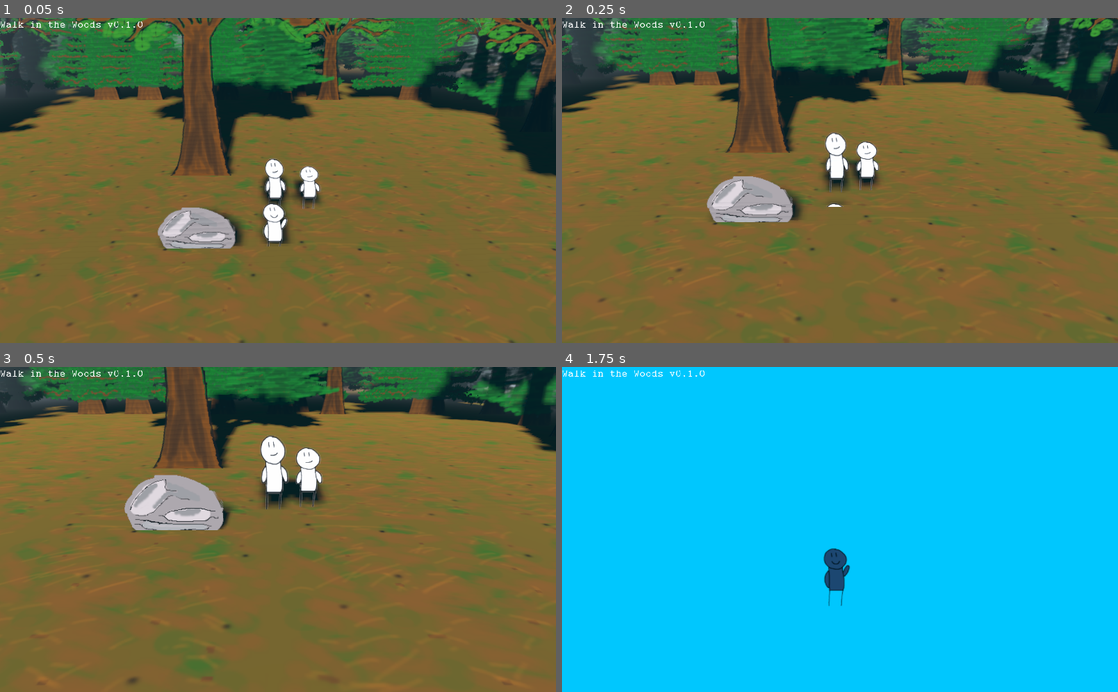
Above: before the commit, frames 1-4 (two rows, left to right).
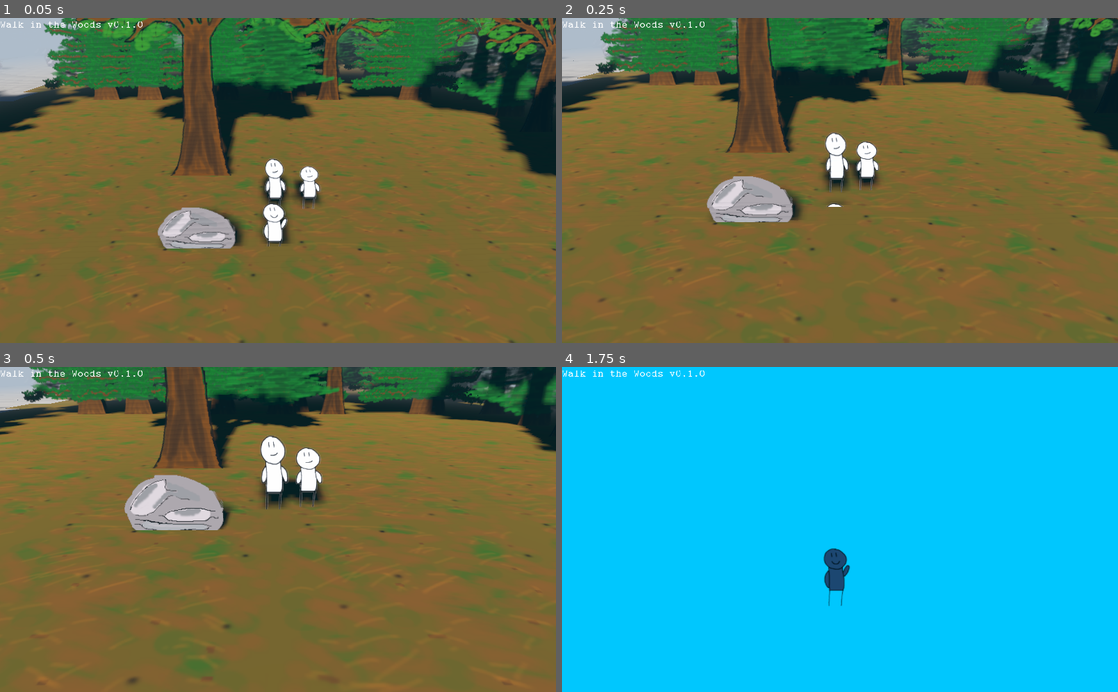
Above: after the commit, the same moments.

Repository: Schoperation/AllTheStarsAtNight
Game: Godot game, scene res://world/World.tscn
Same seed, same stepped clock (60 frames per second), same inputs: the game is played once before the commit and once after it.
Inputs (mouse positions are in pixels of both pictures, inside the frame that each line leads up to):
- Up to frame 1 (0.05 s): no input
- Up to frame 2 (0.25 s): no input
- Up to frame 3 (0.5 s): no input
- Up to frame 4 (1.75 s): move the mouse to (962, 513) at 0.52 s; hold D (move_right) 0.53-1.28 s; tap Mouse wheel up (zoom_in) at 0.6 s; click (962, 513) at 0.67 s; move the mouse to (728, 545) at 1.27 s; hold S (move_down) from 1.28 s (still down); tap Mouse wheel down (zoom_out) at 1.35 s

The runs differ from the first frame. In frame 1, 2.6% of the frame differs, in the area x 0-21%, y 0-25%; in frame 2, 1.9%; in frame 3, 1.1%; in frame 4, nothing differs.

Commit message:
Trail no longer forms... except under rocks, which hey! gend structs can spawn everywhere now

Diff:
--- a/world/Chunk.gd
+++ b/world/Chunk.gd
@@ -1,7 +1,7 @@
 extends StaticBody
 
 var id = 0
-var trailChunk = false
+#var trailChunk = false
 var structureChunk = false
 
 # preloads
@@ -17,21 +17,27 @@
 	return self.id
 
 func _ready():
-	if transform.origin.x == 0 and transform.origin.z > 0:
-		trailChunk = true
+	#if transform.origin.x == 0 and transform.origin.z > 0:
+	#	trailChunk = true
 
 	# Determine if we should spawn a structure here
 	var die = round(rand_range(0, 10))
-	if die == 7 and trailChunk:
+	if die == 7:
 		structureChunk = true
 
 # Populates the chunk with objects like trees
 func populate():
+	# temp random gen code
+	var die = round(rand_range(0, 1))
+	var thick = false
+	if die == 1:
+		thick = true
+
 	if not structureChunk:
-		plantTrees(not trailChunk)
+		plantTrees(thick)
 
-	if trailChunk:
-		addTrail()
+	#if trailChunk:
+	#	addTrail()
 	#todo add more like trails, rocks, and then... random structures woooahhh
 	if structureChunk:
 		addStruct()
@@ -59,7 +65,8 @@
 		for j in range(numCols):
 			currentZ += (20 / numCols)
 			# Leave room in the middle for a trail, if applicable
-			if not thick and (currentX < (-1 * TRAIL_SIZE) or currentX > TRAIL_SIZE):
+			#if not thick and (currentX < (-1 * TRAIL_SIZE) or currentX > TRAIL_SIZE):
+			if not thick:
 				coords.append([currentX, currentZ])
 			elif thick:
 				coords.append([currentX, currentZ])
@@ -115,7 +122,11 @@
 
 
 func addRocks():
+	# How many rocks?
 	var num = round(rand_range(5, 10))
+
+	# Eh, looks cool underneath
+	addTrail()
 
 	for i in range(num):
 		var x = rand_range(-20, 20)
--- a/world/WorldGeneration.gd
+++ b/world/WorldGeneration.gd
@@ -118,3 +118,6 @@
 
 	# Populate with stuff
 	newChunk.populate()
+
+	# does nothing
+	#newChunk.visible = false
